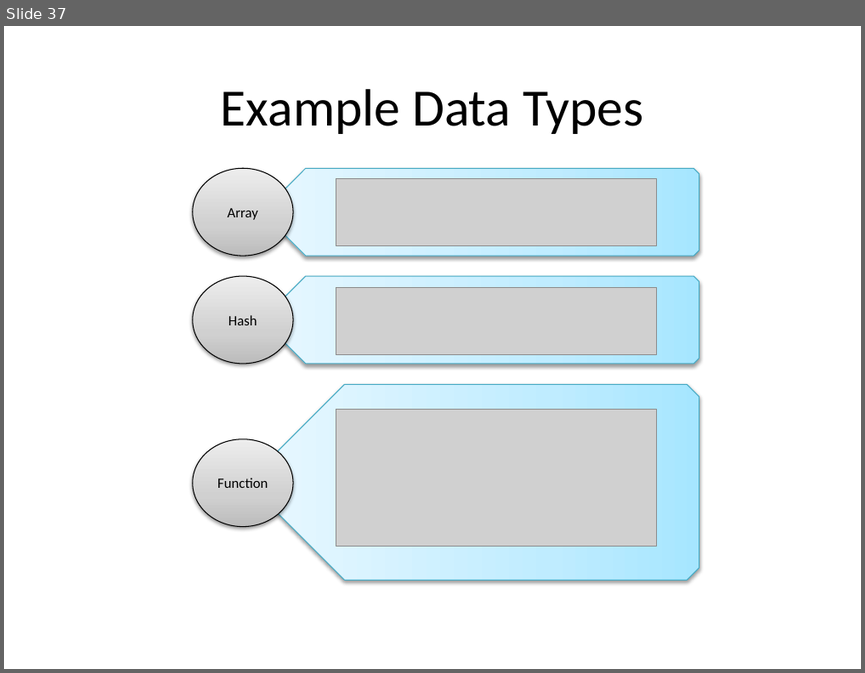
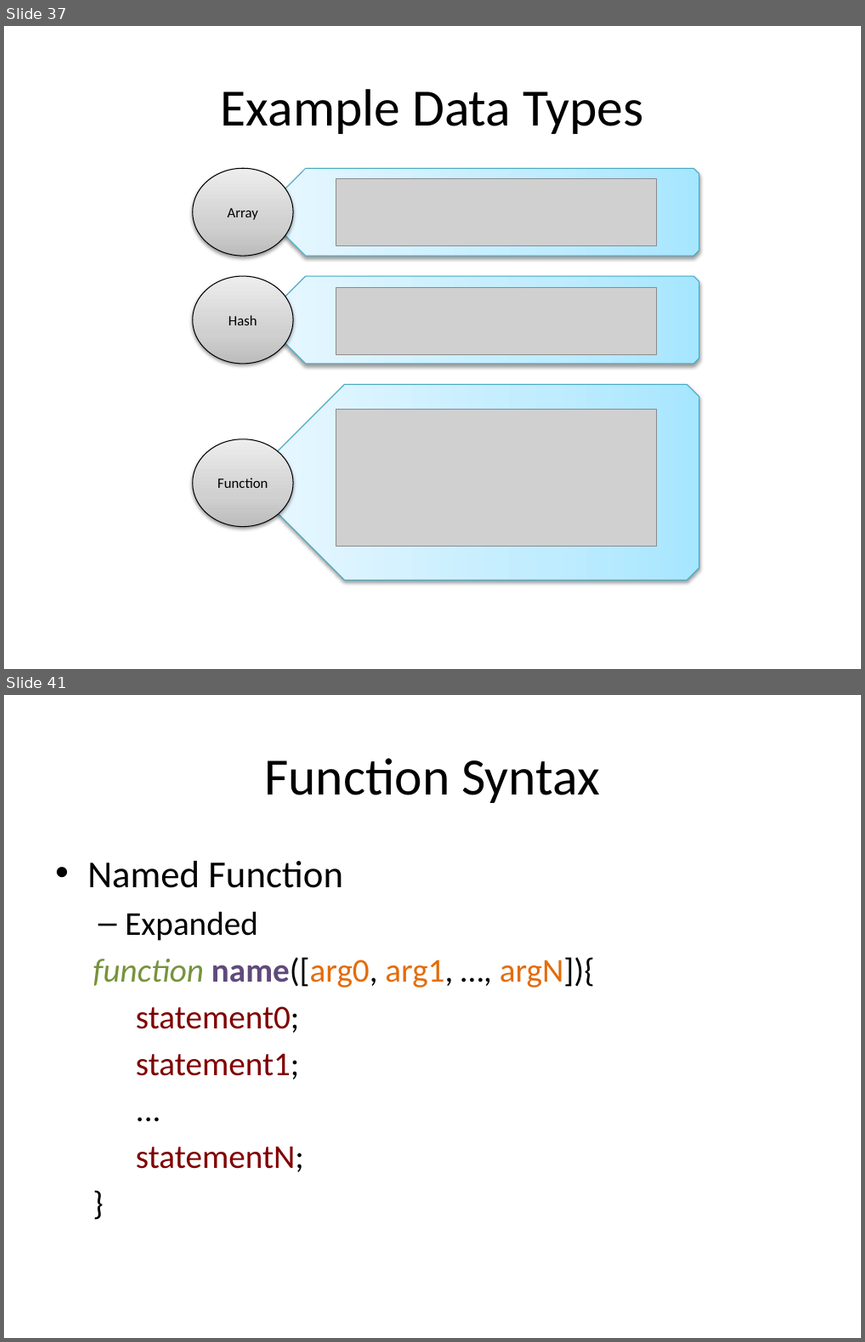
Before and after one commit to xiliax/web-programming-fundamentals, a slide deck: docs/learn-computer-programming.pptx. Shown one above the other, each under a label of ours: slide 37 before the commit, slides 37 and 41 after it; the slides between them are not shown. The pictures are 865x673 and 865x1342 pixels, drawn with LibreOffice and Linux fonts; fonts in the diff are those of the drawing; grey boxes stand for pictures. Boxes give left, top, right and bottom in pixels: in the first picture for what was removed or moved away, otherwise in the second. Text is boxed around its words. In the diff, an @@ line names an element or a change of style, - is before the commit and + after.

Commit message:
Updated documenation and slids for c05s08 - Functions

```diff
--- a/docs/learn-computer-programming.pptx
+++ b/docs/learn-computer-programming.pptx
@@ slide 41 added at <box>4,695,861,1338</box>, background #FFFFFF @@
@@ title added at <box>264,758,600,803</box>, 44 pt, text #000000 @@
+Function Syntax
@@ text added at <box>87,861,595,1172</box>, 28 pt, text #000000 @@
+• Named Function
+  – Expanded
+  function name([arg0, arg1, …, argN]){
+  statement0;
+  statement1;
+  ...
+  statementN;
+  }
```
Also in this commit, not shown: 7 other slides added, 45 other files.
